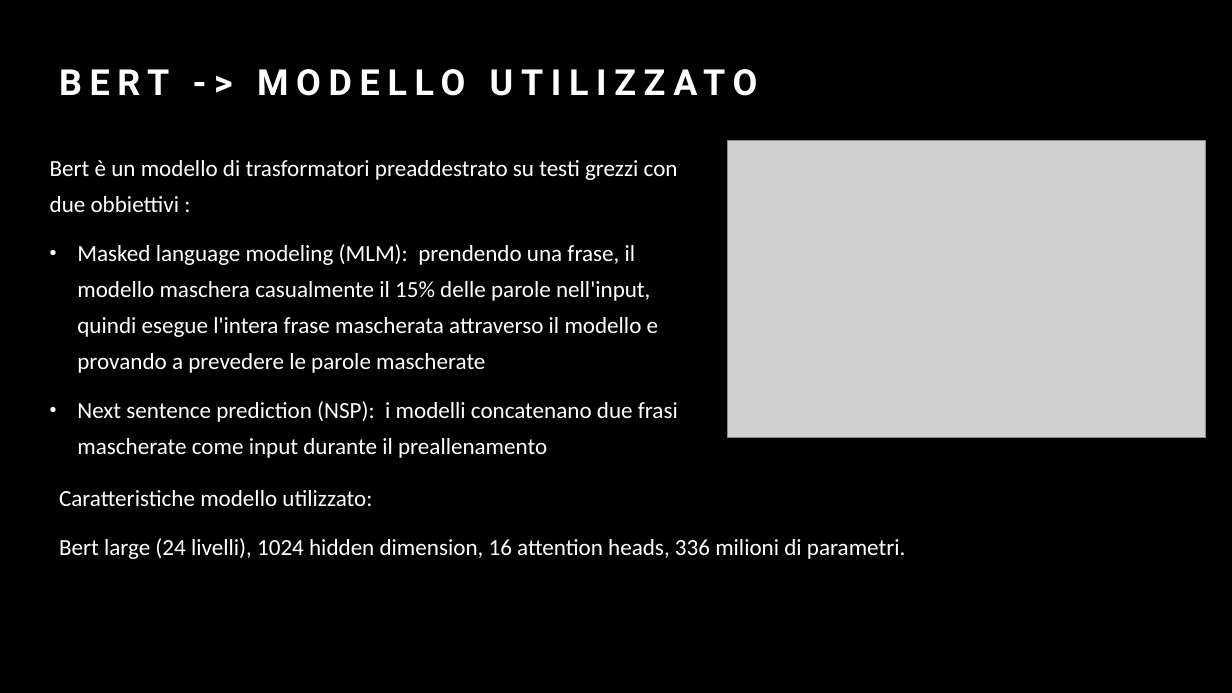
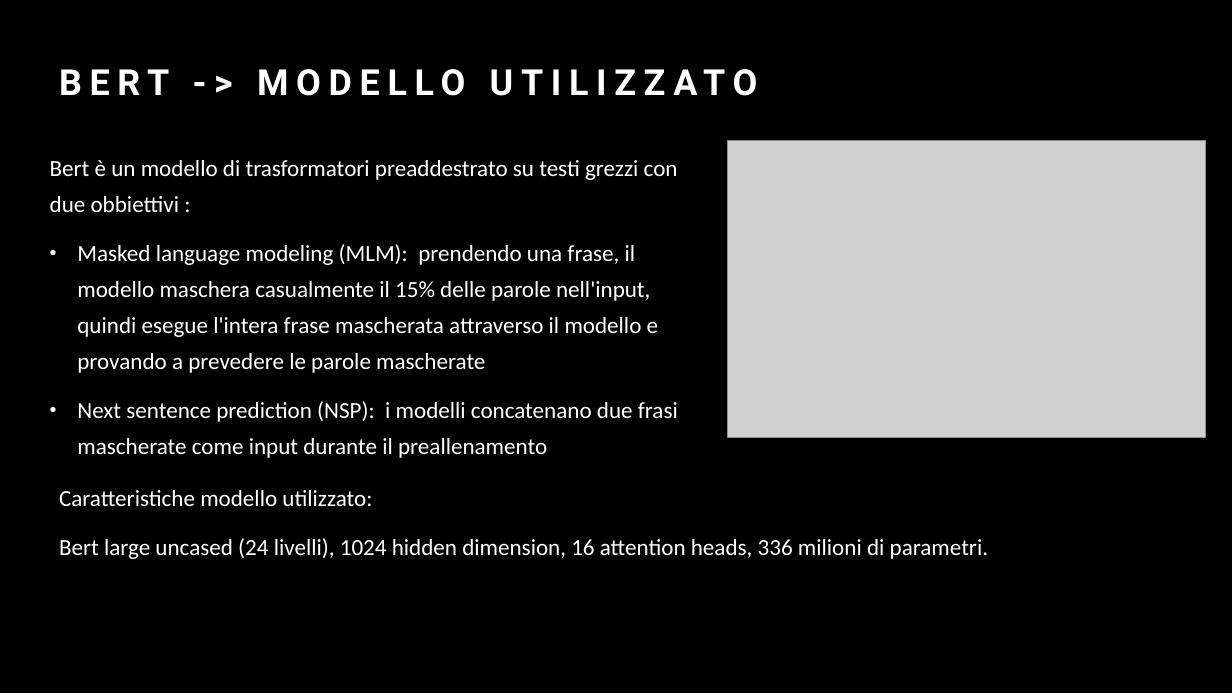
Before and after one commit to AlessioRoda/MachineLearning, a slide deck: slide 6 of Natural Language Processing with Disaster Tweets.pptx. Drawn at 1232x693 pixels with LibreOffice and Linux fonts; fonts in the diff are those of the drawing; grey boxes stand for pictures. Boxes give left, top, right and bottom in pixels: in the first picture for what was removed or moved away, otherwise in the second. Text is boxed around its words. In the diff, an @@ line names an element or a change of style, - is before the commit and + after.

Commit message:
presentazione

```diff
--- a/Natural Language Processing with Disaster Tweets.pptx
+++ b/Natural Language Processing with Disaster Tweets.pptx
@@ text at [59, 538, 988, 559]: text changed @@
-Bert large (24 livelli), 1024 hidden dimension, 16 attention heads, 336 milioni di parametri.
+Bert large uncased (24 livelli), 1024 hidden dimension, 16 attention heads, 336 milioni di parametri.
```
Also in this commit, not shown: 2 slides added.
